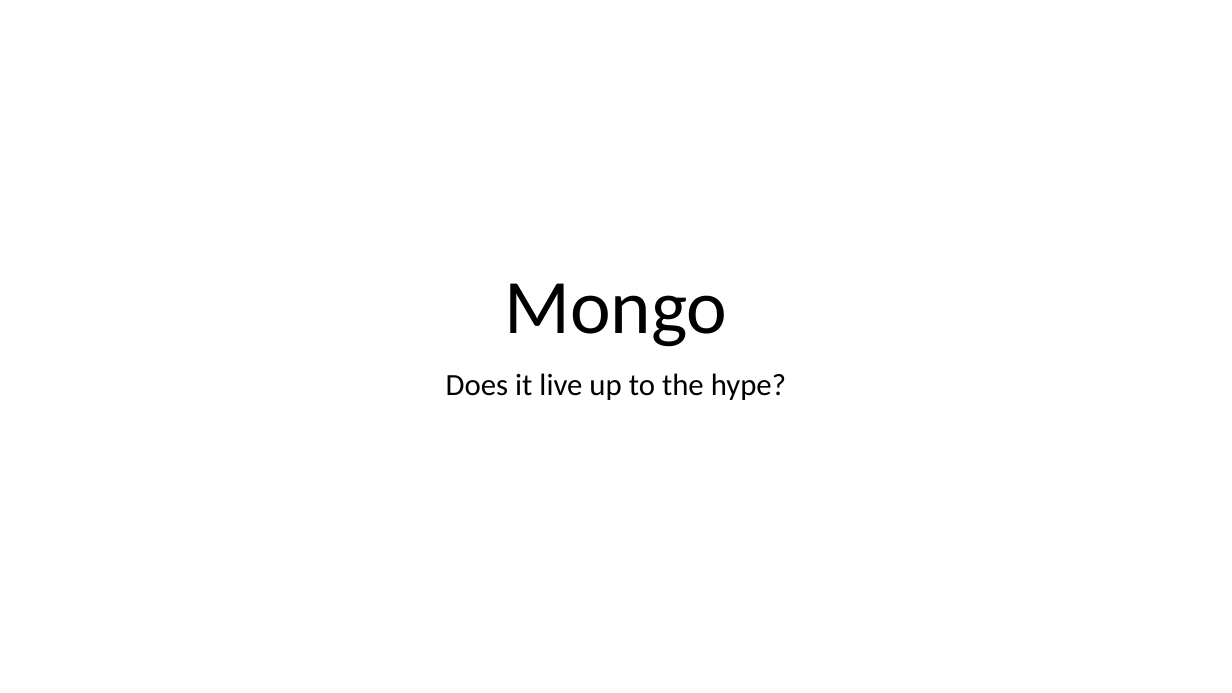
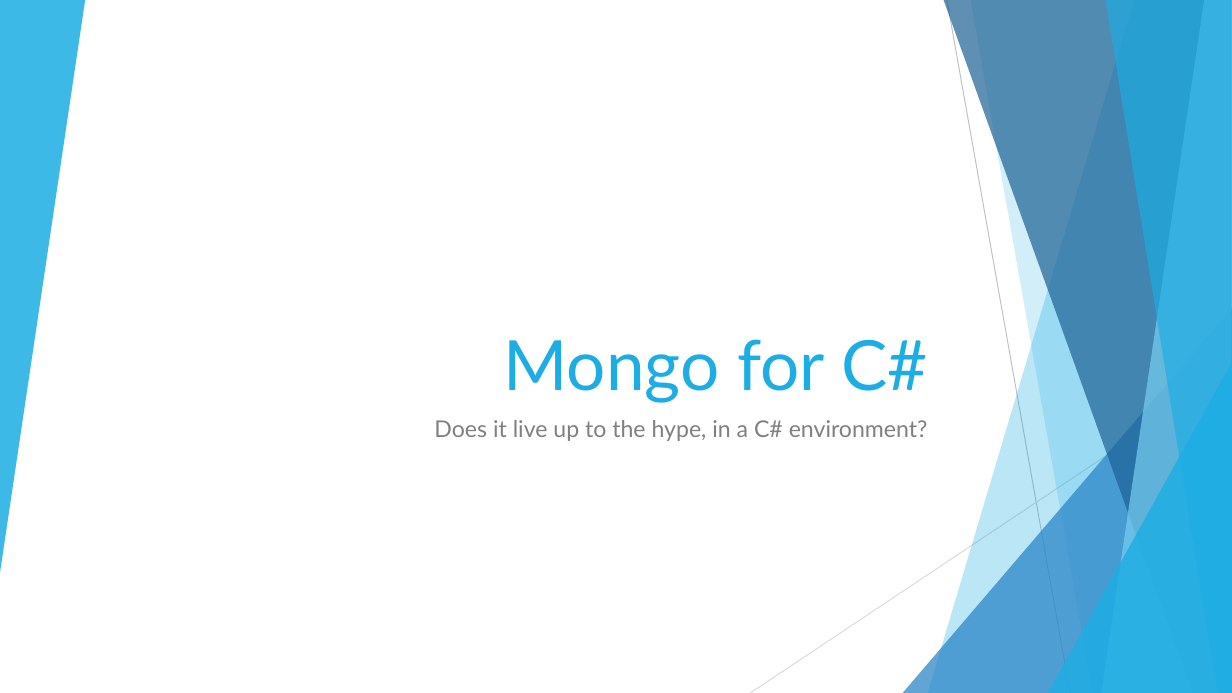
Before and after one commit to ffMathy/TurboPotato.Mongo, a slide deck: slide 1 of slides.pptx. Drawn at 1232x693 pixels with LibreOffice and Linux fonts; fonts in the diff are those of the drawing. Boxes give left, top, right and bottom in pixels: in the first picture for what was removed or moved away, otherwise in the second. Text is boxed around its words. In the diff, an @@ line names an element or a change of style, - is before the commit and + after.

Commit message:
update slides.

```diff
--- a/slides.pptx
+++ b/slides.pptx
@@ group added at (x1=0, y1=0, x2=1232, y2=693): 5 freeform shapes, 3 triangles, 2 lines @@
@@ title at (x1=504, y1=339, x2=927, y2=403): text changed; size 60 to 54 pt; font Calibri to Lato; text colour #000000 to #1CADE4 @@
-Mongo
+Mongo for C#
@@ subtitle at (x1=434, y1=420, x2=928, y2=441): text changed; size 24 to 18 pt; font Calibri to Lato; text colour #000000 to #808080 @@
-Does it live up to the hype?
+Does it live up to the hype, in a C# environment?
```
Also in this commit, not shown: 1 other slide changed, 8 slides added, 3 slides removed, 5 other files.
